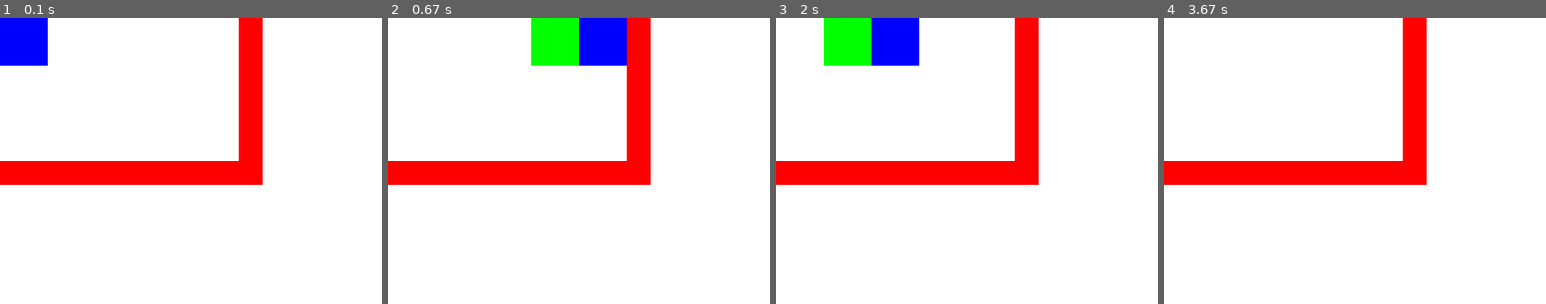
Above: before the commit, frames 1-4 (left to right).
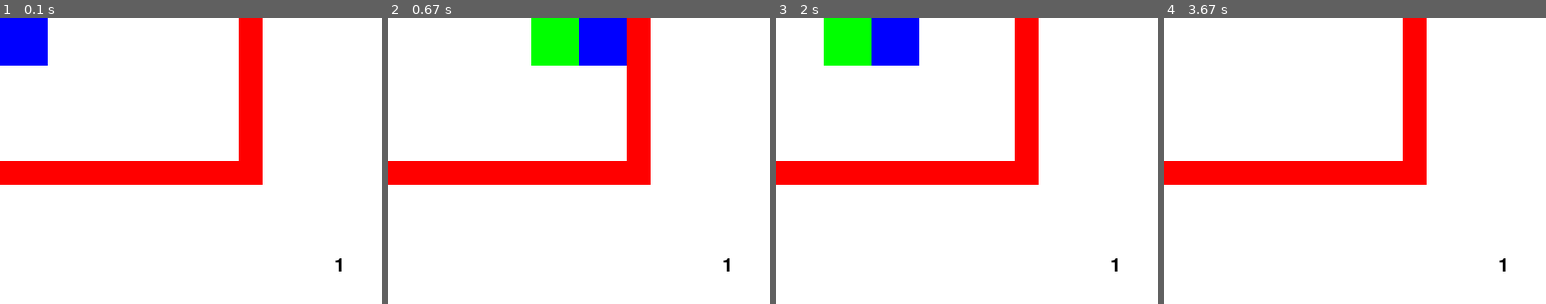
Above: after the commit, the same moments.

Repository: WCI-Computer-Science/pygame
Game: pygame game, started from main.py
Two runs of this game, one before a commit and one after it. Both use one fixed random seed, a clock stepped at 60 frames per second and the inputs below.
Inputs (mouse positions are % of the whole screen's width and height, from its top left):
- Up to frame 1 (0.1 s): no input
- Up to frame 2 (0.67 s): hold D from 0.33 s (still down)
- Up to frame 3 (2 s): release D at 0.8 s; click (82, 47) at 1.22 s; click (26, 51) at 1.55 s; hold D from 1.83 s (still down)
- Up to frame 4 (3.67 s): release D at 2.3 s; hold A 2.33-2.87 s; click (65, 15) at 3.28 s; hold A from 3.57 s (still down)
The pictures show only the part of the screen within x 50-100%, y 50-100%; the shares and areas given below are measured in that part.

The runs differ from the first frame. In frame 1, less than 0.1% of the frame differs, in the area x 87-90%, y 84-89%; in frame 2, less than 0.1%; in frame 3, less than 0.1%; in frame 4, less than 0.1%.

Commit message:
Display energy level in game

Diff:
--- a/main.py
+++ b/main.py
@@ -176,14 +176,22 @@
         self.defused = False
 
 class Energy():
-    def __init__(self, energylevels):
+    def __init__(self, energylevels, screenwidth, screenheight):
         self.energylevels = energylevels
         self.setenergy(1)
+        self.font = pygame.font.Font(None, 30)
+        self.screenwidth = screenwidth
+        self.screenheight = screenheight
 
     def setenergy(self, gamelevel):
         self.energylevel = self.energylevels[gamelevel-1]
 
     def draw(self, screen):
+        text = self.font.render(str(self.energylevel), True, (0, 0, 0))
+        textrect = text.get_rect()
+        textrect.x = self.screenwidth-50
+        textrect.y = self.screenheight-50
+        screen.blit(text, textrect)
         print(self.energylevel)
 
 rects = Rectangles((350, 250), (400, 250), (50, 100), (50, 100), (0, 255, 0), (0, 0, 255), 20, WIDTH, HEIGHT)
@@ -214,7 +222,7 @@
 jumpenergy = Energy([
     1,
     0,
-])
+], WIDTH, HEIGHT)
 
 clock = pygame.time.Clock()
 
